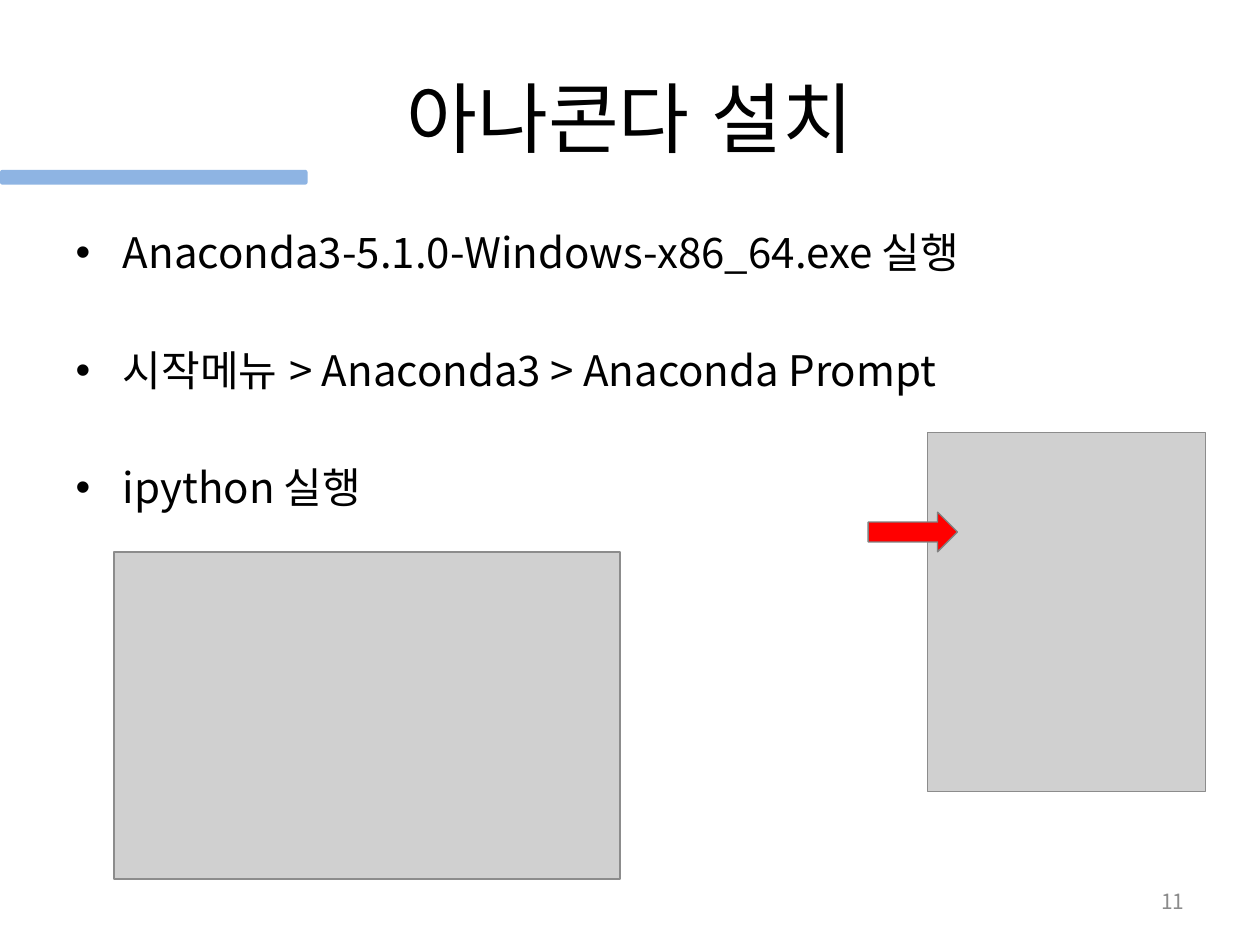
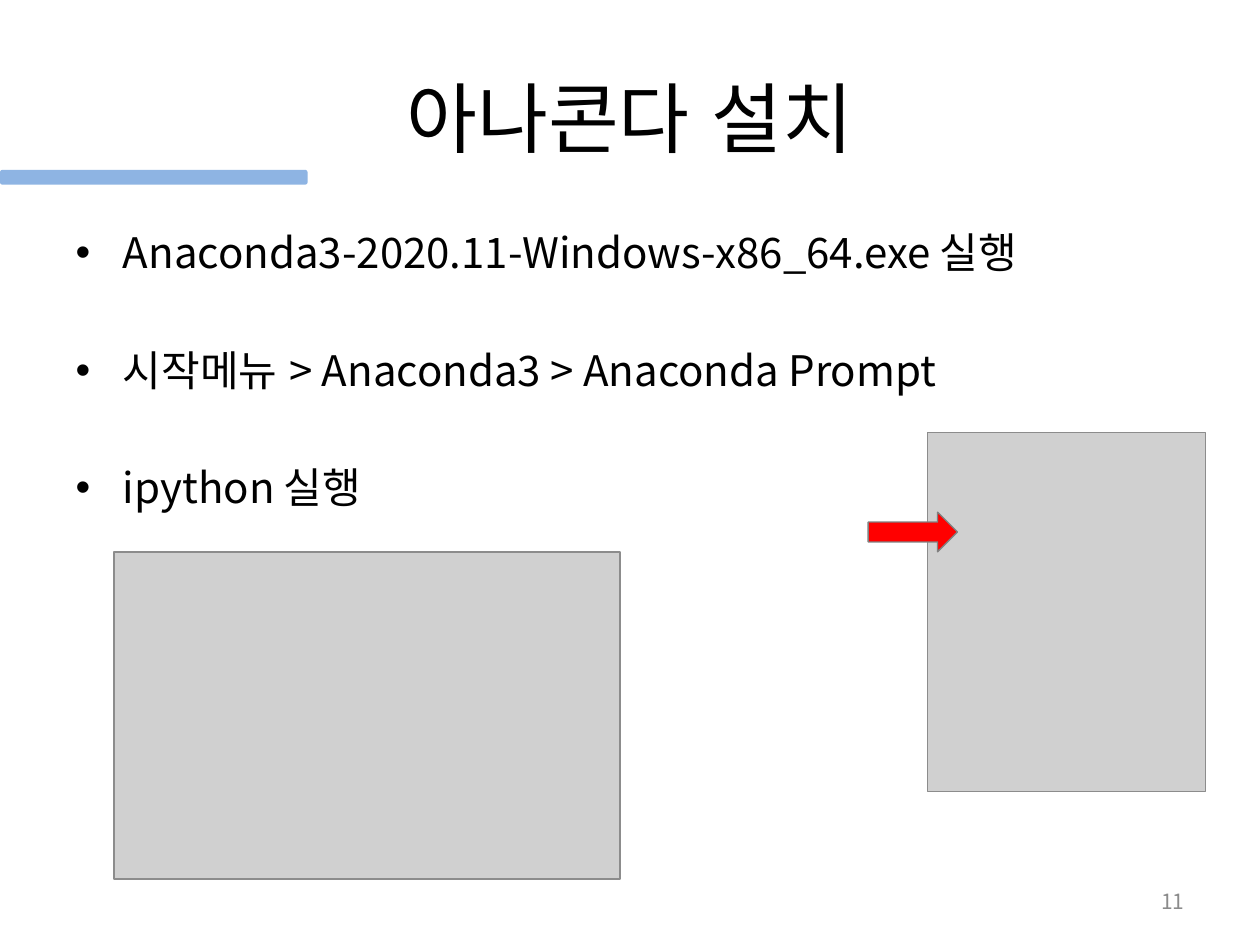
Before and after one commit to gubosd/lecture18, a slide deck: slide 11 of (2021.06.21) 1_파이썬 기초.pptx. Drawn at 1260x945 pixels with LibreOffice and Linux fonts; fonts in the diff are those of the drawing; grey boxes stand for pictures. Boxes give left, top, right and bottom in pixels: in the first picture for what was removed or moved away, otherwise in the second. Text is boxed around its words. In the diff, an @@ line names an element or a change of style, - is before the commit and + after.

```diff
--- a/(2021.06.21) 1_파이썬 기초.pptx
+++ b/(2021.06.21) 1_파이썬 기초.pptx
@@ text at (123, 233, 1017, 274): text changed @@
-• Anaconda3-5.1.0-Windows-x86_64.exe 실행
+• Anaconda3-2020.11-Windows-x86_64.exe 실행
```
Also in this commit, not shown: 4 other slides changed.
